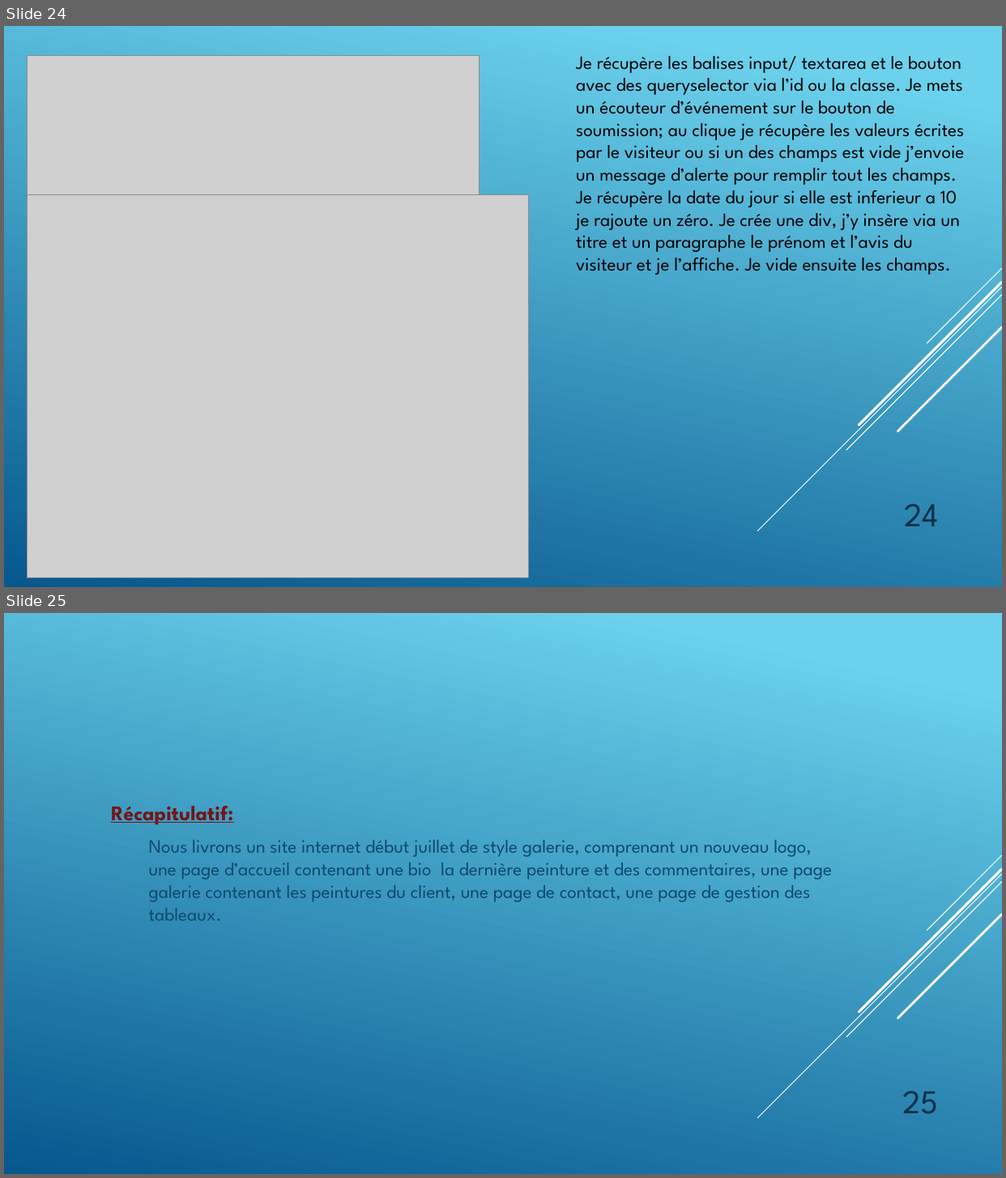
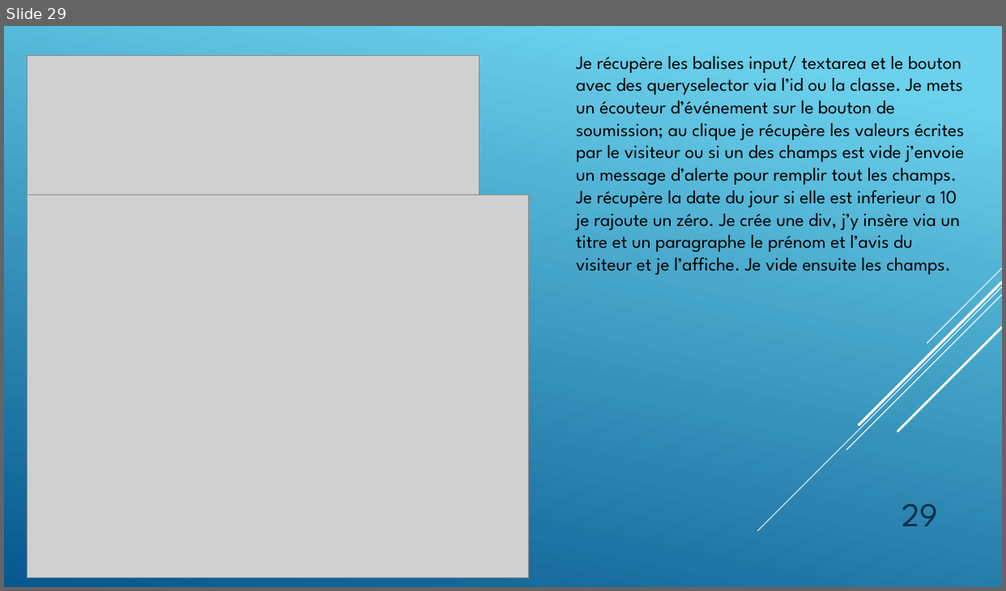
Before and after one commit to GillesP-dev/FilRouge, a slide deck: CDC/L_artiste.pptx. Shown one above the other, each under a label of ours: slides 24 and 25 before the commit, slide 29 after it. The pictures are 1006x1178 and 1006x591 pixels, drawn with LibreOffice and Linux fonts; fonts in the diff are those of the drawing; grey boxes stand for pictures. Boxes give left, top, right and bottom in pixels: in the first picture for what was removed or moved away, otherwise in the second. Text is boxed around its words. In the diff, an @@ line names an element or a change of style, - is before the commit and + after.

```diff
--- a/CDC/L_artiste.pptx
+++ b/CDC/L_artiste.pptx
@@ slide 25 removed at [4,613,1002,1174], background gradient #6ED2EB to #06588E; not listed: 5 template elements that a slide beside it also shows @@
@@ text removed at [111,806,832,921] @@
-Récapitulatif:
-  Nous livrons un site internet début juillet de style galerie, comprenant un nouveau logo, une page d’accueil contenant une bio la dernière peinture et des commentaires, une page galerie contenant les peintures du client, une page de contact, une page de gestion des tableaux.
@@ page number removed at [902,1091,938,1114] @@
-25
@@ what was slide 24 is now slide 29 @@
@@ page number at [902,504,939,527]: text changed @@
-24
+29
```
Also in this commit, not shown: 3 slides changed, 6 slides added, 2 other slides removed, 4 other files.
